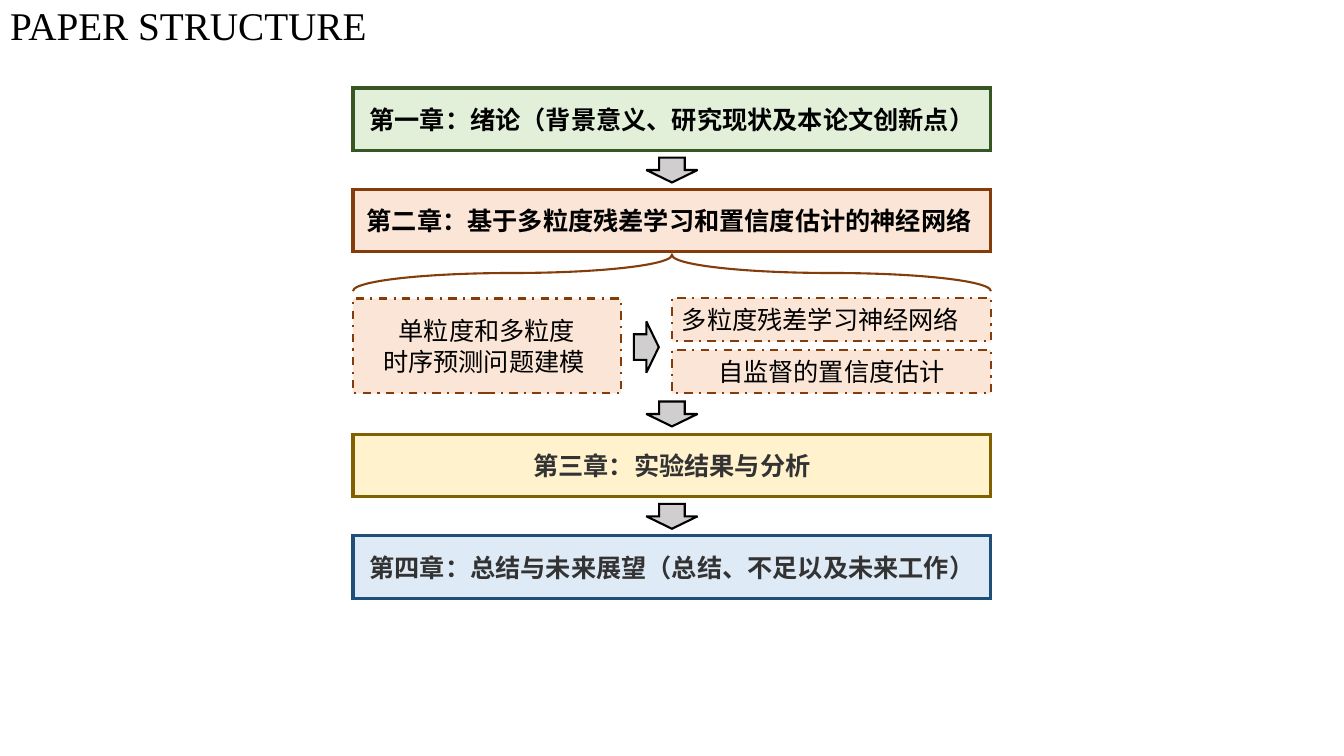
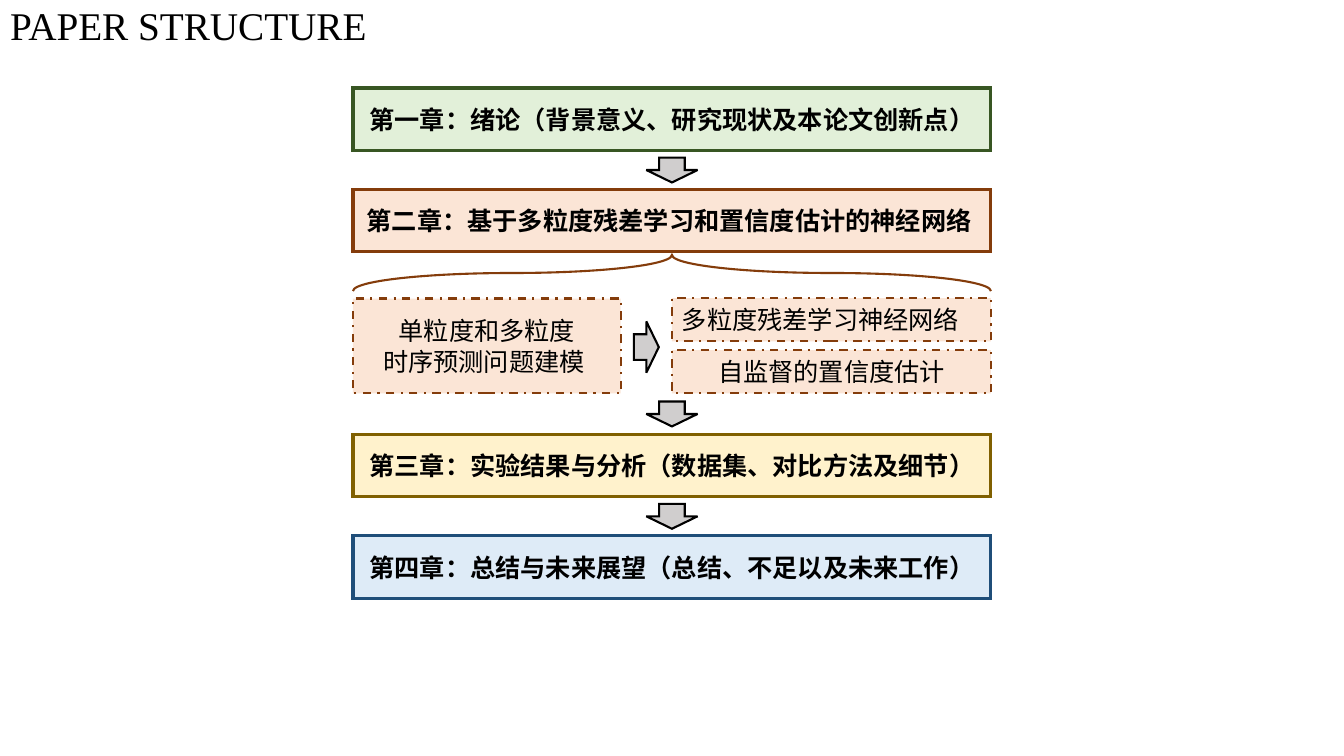
Before and after one commit to KarryRen/MgRL-CE, a slide deck: slide 5 of images/MgRL_CE_Images.pptx. Drawn at 1344x756 pixels with LibreOffice and Linux fonts; fonts in the diff are those of the drawing. Boxes give left, top, right and bottom in pixels: in the first picture for what was removed or moved away, otherwise in the second. Text is boxed around its words. In the diff, an @@ line names an element or a change of style, - is before the commit and + after.

Commit message:
add: add images

```diff
--- a/images/MgRL_CE_Images.pptx
+++ b/images/MgRL_CE_Images.pptx
@@ text in rectangle at (x1=370, y1=453, x2=975, y2=478): text changed; text colour #333333 to #000000 @@
-第三章：实验结果与分析
+第三章：实验结果与分析（数据集、对比方法及细节）
@@ rectangle "第四章：总结与未来展望（总结、不足以及未来工作）" at (x1=353, y1=536, x2=991, y2=599): text colour #333333 to #000000 @@
```
